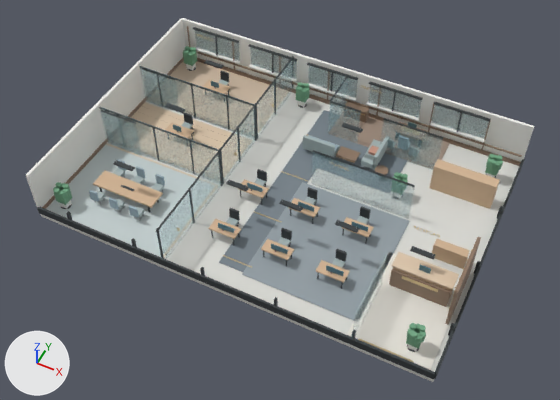
A saved change to the glTF model public/models/signal-office.glb.
Both versions are drawn from a camera (50 mm lens) standing at (12.54, -26.01, 31.27) and looking at (0.13, -1.19, 0.25). The axes (+X, +Y, +Z) are drawn at lower left. The lights are the same throughout. The older version comes first. Where no turn or scale is listed for an object, it has been applied to the vertices. Vertices at exactly the same position are counted once.

Names of what the first picture shows: 'building slab', 'central circulation spine', 'executive department floor', 'executive south glass left', 'executive south glass left top rail', 'executive south glass right', 'executive south glass right top rail', 'executive west glass', 'glass room divider', 'glass room divider.001', 'lounge area rug', 'lounge back', 'lounge back.001', 'lounge seat', 'north exterior', 'reception department floor', 'risk department floor', 'south low edge', 'trading department floor', 'trading glass north', 'west exterior' and 111 more.
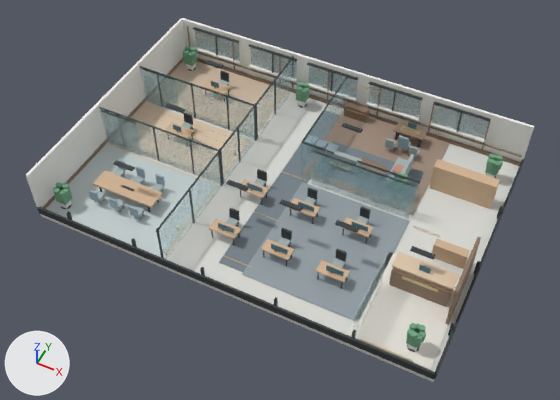
Commit message: chore: update generated office GLB [skip ci]

Where the newer file only moved an object's origin or applied its transform, the numbers keep the older frame.

The change, as a list of edits to the scene's bpy script:
```text
Change me_cube_302:
    used by ob_lounge_area_rug; location = (2.2, 3.6, 0.04)
    remove me_cube_302.from_pydata(...)  # 8 vertices, 12 faces; spans x -2.95..2.95, y -1.55..1.55, z -0.01..0.01
    add me_cube_302.from_pydata(...)  # 8 vertices, 12 faces; spans x -2.8..2.8, y -1.35..1.35, z -0.01..0.01
    me_cube_302 part 1: the whole mesh is scaled about its middle by (0.949, 0.871, 1)
Change me_cube_315:
    used by ob_executive_department_floor; location = (3.55, 6.1, 0.04)
    remove me_cube_315.from_pydata(...)  # 8 vertices, 12 faces; spans x -3.3..3.3, y -1.25..1.25, z -0.01..0.01
    add me_cube_315.from_pydata(...)  # 8 vertices, 12 faces; spans x -3.3..3.3, y -3.05..3.05, z -0.01..0.01
    me_cube_315 part 2: the whole mesh is scaled about its middle by (1, 2.44, 1)
Change me_cube_317:
    used by ob_executive_west_glass; location = (0.25, 6.11, 1.27)
    remove me_cube_317.from_pydata(...)  # 8 vertices, 12 faces; spans x -0.02..0.02, y -1.27..1.27, z -1.27..1.27
    add me_cube_317.from_pydata(...)  # 8 vertices, 12 faces; spans x -0.02..0.02, y -4.91..1.27, z -1.27..1.27
    me_cube_317 part 3: the whole mesh is scaled about its middle by (1, 2.44, 1), then moved by (0.0, -1.82, 0.0)
Change ob_lounge_seat:
    ob_lounge_seat.location: (0.5, 3.3, 0.44) -> (2.05, 2.85, 0.44)
Change ob_lounge_back:
    ob_lounge_back.location: (0.5, 2.93, 0.79) -> (2.05, 2.48, 0.79)
Change ob_lounge_back_001:
    ob_lounge_back_001.location: (3.77, 4.1, 0.79) -> (5.52, 3.35, 0.79)
Change ob_lounge_area_rug:
    ob_lounge_area_rug.location: (2.2, 3.6, 0.04) -> (3.55, 3.05, 0.06)
Change ob_executive_department_floor:
    ob_executive_department_floor.location: (3.55, 6.1, 0.04) -> (3.55, 4.25, 0.04)
Change ob_executive_south_glass_left:
    ob_executive_south_glass_left.location: (1.18, 4.85, 1.27) -> (1.18, 1.2, 1.27)
Change ob_executive_south_glass_left_top_rail:
    ob_executive_south_glass_left_top_rail.location: (1.18, 4.85, 2.53) -> (1.18, 1.2, 2.53)
Change ob_executive_south_glass_right:
    ob_executive_south_glass_right.location: (5.15, 4.85, 1.27) -> (5.15, 1.2, 1.27)
Change ob_executive_south_glass_right_top_rail:
    ob_executive_south_glass_right_top_rail.location: (5.15, 4.85, 2.53) -> (5.15, 1.2, 2.53)
```

Pixel boxes [x1, y1, x2, y2] of what changed, in the pictures (560 x 400 px):
'executive department floor', moved, rescaled
    before: [358, 117, 450, 160]
    after: [325, 111, 450, 213]
'executive south glass right', moved
    before: [380, 120, 443, 170]
    after: [357, 162, 420, 215]
'executive south glass left', moved
    before: [328, 102, 361, 144]
    after: [301, 143, 334, 179]
'lounge area rug', moved, rescaled
    before: [334, 137, 407, 178]
    after: [332, 141, 425, 182]
'executive west glass', moved, rescaled (129% wider, 63% taller)
    before: [328, 78, 348, 126]
    after: [301, 78, 348, 157]
'lounge back', moved
    before: [303, 135, 335, 157]
    after: [326, 149, 358, 165]
'lounge back.001', moved
    before: [373, 138, 388, 168]
    after: [401, 154, 414, 175]
'executive south glass right top rail', moved
    before: [383, 118, 443, 139]
    after: [358, 161, 420, 184]
'executive south glass left top rail', moved
    before: [330, 101, 361, 112]
    after: [302, 141, 334, 154]
'lounge seat', moved
    before: [303, 135, 340, 157]
    after: [336, 151, 362, 161]
